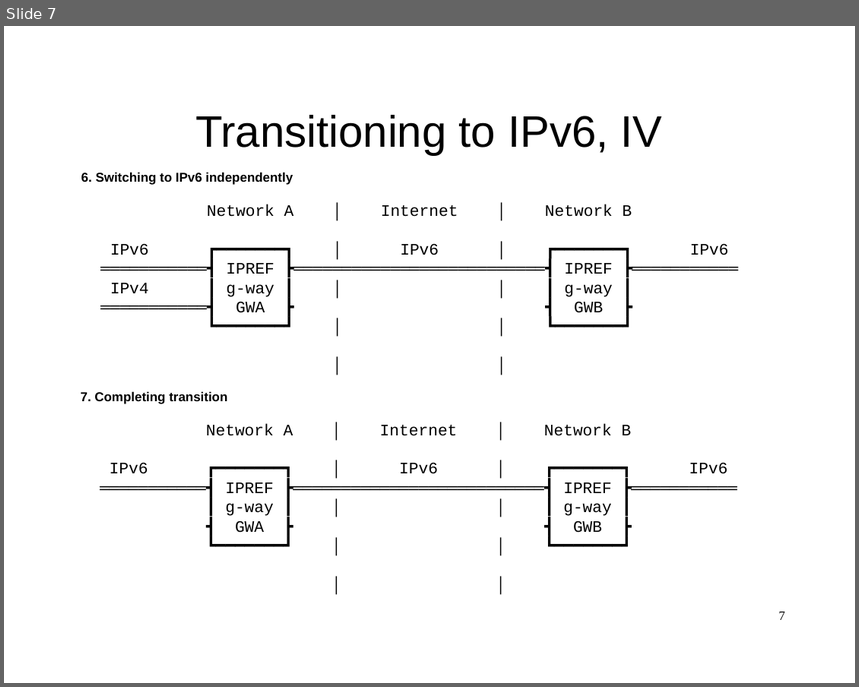
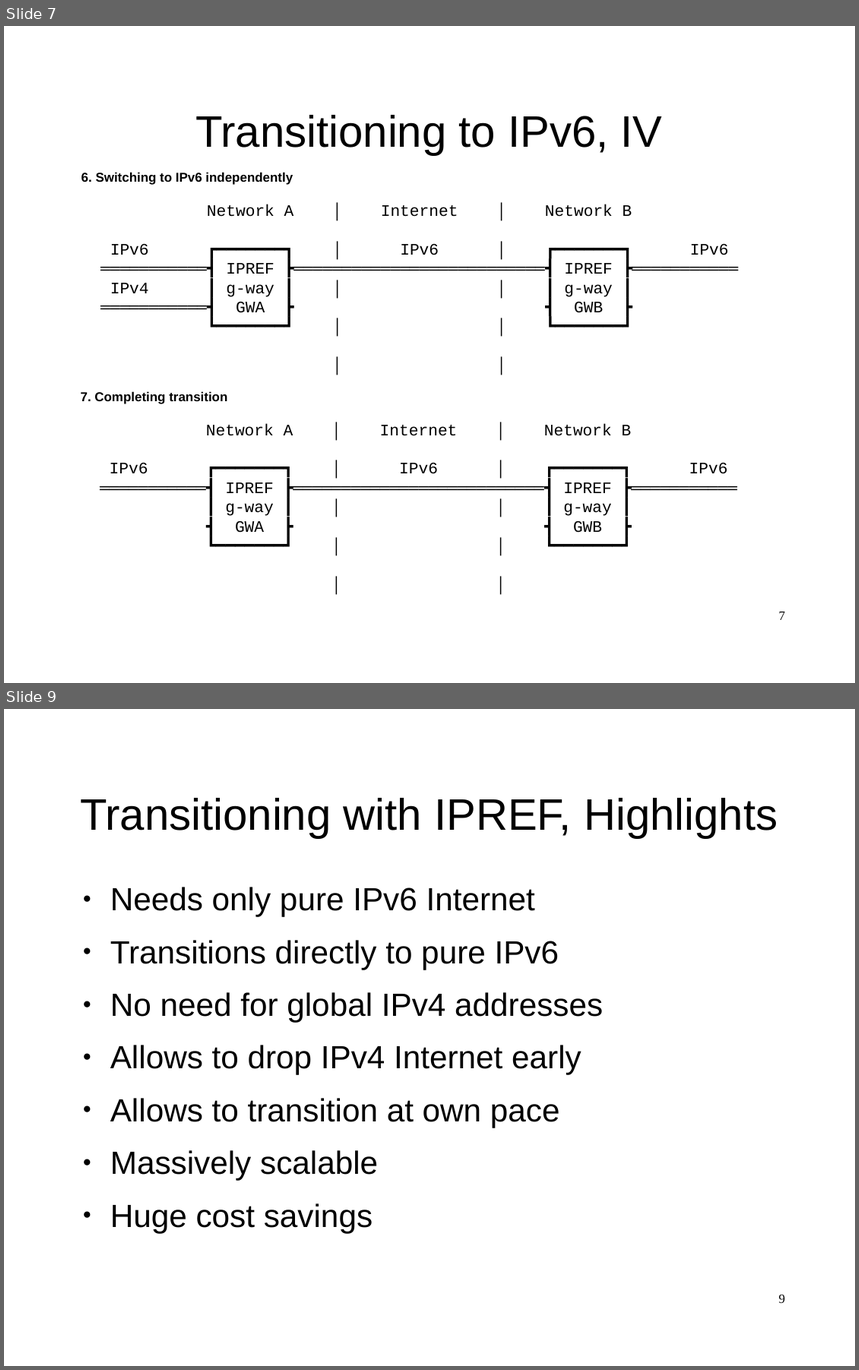
Before and after one commit to ipref/ietf, a slide deck: ipref.slides.ietf-118.prague.2023.odp. Shown one above the other, each under a label of ours: slide 7 before the commit, slides 7 and 9 after it; the slides between them are not shown. The pictures are 859x687 and 859x1370 pixels, drawn with LibreOffice and Linux fonts; fonts in the diff are those of the drawing. Boxes give left, top, right and bottom in pixels: in the first picture for what was removed or moved away, otherwise in the second. Text is boxed around its words. In the diff, an @@ line names an element or a change of style, - is before the commit and + after.

```diff
--- a/ipref.slides.ietf-118.prague.2023.odp
+++ b/ipref.slides.ietf-118.prague.2023.odp
@@ slide 9 added at bbox=[4, 709, 855, 1366], background #FFFFFF @@
@@ title added at bbox=[80, 798, 778, 838], 41.1 pt, text #000000 @@
+Transitioning with IPREF, Highlights
@@ text added at bbox=[110, 887, 603, 1233], 29.9 pt, text #000000 @@
+● Needs only pure IPv6 Internet
+● Transitions directly to pure IPv6
+● No need for global IPv4 addresses
+● Allows to drop IPv4 Internet early
+● Allows to transition at own pace
+● Massively scalable
+● Huge cost savings
@@ page number added at bbox=[779, 1294, 785, 1303], 12 pt, text #000000 @@
+9
```
Also in this commit, not shown: 2 slides changed, 1 other slide added, 1 other file.
